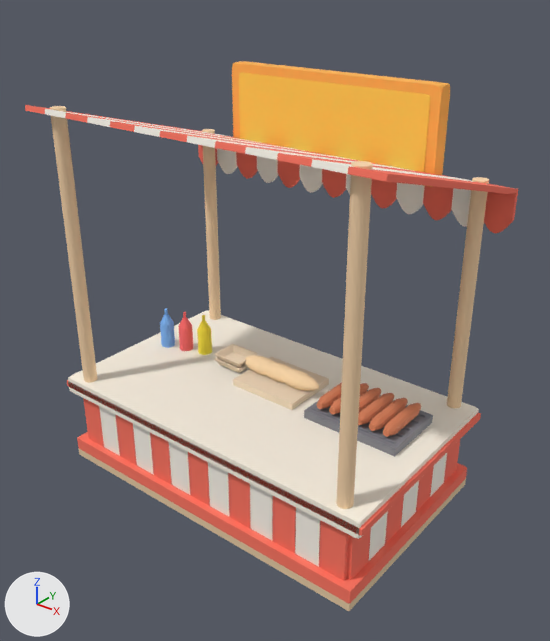
An edit to the glTF model assets/models/33-hot-dog-stand/33-hot-dog-stand-hd12.glb, drawn before and after from the same camera.
Both versions are drawn from a camera (50 mm lens) standing at (3.05, -3.7, 3.59) and looking at (0.11, -0.03, 1.32). Lighting does not change. The marker at lower left points along +X, +Y and +Z. The older version comes first. Vertices at exactly the same position are counted once.

In view in the first picture: 'BasePlate', 'BaseTrim', 'BunTray', 'Canopy', 'CounterRim', 'Countertop', 'Post_0', 'Post_1', 'Post_2', 'Post_3', 'SignFrame', 'SignPlate' and 39 more.
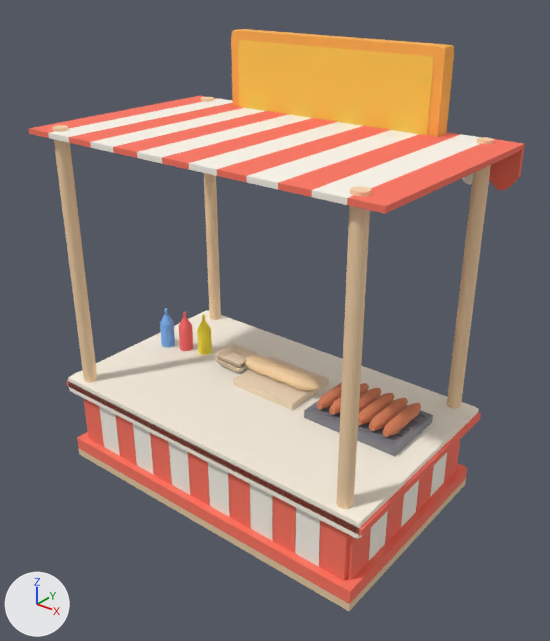
What differs and where, as boxes (x1, y1, x2, y2) in the pictures (550 x 641 px):
'Canopy', reshaped (8% shorter)
    before: (25, 105, 518, 233)
    after: (29, 96, 525, 214)
'SignPlate', moved
    before: (239, 73, 430, 172)
    after: (238, 40, 434, 135)
'SignFrame', moved
    before: (232, 61, 450, 187)
    after: (231, 29, 454, 137)
'Post_2', moved, rescaled (7% shorter)
    before: (50, 106, 97, 383)
    after: (52, 125, 97, 383)
'Post_1', moved, rescaled (12% wider, 17% taller)
    before: (447, 177, 489, 408)
    after: (447, 137, 494, 408)

The change, as a diff of the scene's bpy script:
```diff
--- a/assets/models/33-hot-dog-stand/33-hot-dog-stand-hd12.glb.py
+++ b/assets/models/33-hot-dog-stand/33-hot-dog-stand-hd12.glb.py
@@ me_post_1_mesh @@
 # used by ob_post_1; location = (0.0, 0.0, 0.0)
-me_post_1_mesh.from_pydata(...)  # 40 vertices, 76 faces; spans x 1.1..1.2, y 0.65..0.75, z 0.69..2.32
+me_post_1_mesh.from_pydata(...)  # 40 vertices, 76 faces; spans x 1.1..1.2, y 0.65..0.75, z 0.69..2.57
+# me_post_1_mesh part 1: the whole mesh is scaled about its middle by (1, 1, 1.15), then moved by (0.0, 0.0, 0.12)
 me_post_1_mesh.materials.append(mat_posttan)
@@ me_post_2_mesh @@
 # used by ob_post_2; location = (0.0, 0.0, 0.0)
-me_post_2_mesh.from_pydata(...)  # 40 vertices, 76 faces; spans x -1.2..-1.1, y -0.73..-0.63, z 0.69..2.69
+me_post_2_mesh.from_pydata(...)  # 40 vertices, 76 faces; spans x -1.2..-1.1, y -0.73..-0.63, z 0.69..2.57
+# me_post_2_mesh part 2: the whole mesh is scaled about its middle by (1, 1, 0.939), then moved by (0.0, 0.0, -0.06)
 me_post_2_mesh.materials.append(mat_posttan)
@@ me_canopy_mesh @@
 # used by ob_canopy; location = (0.0, 0.0, 0.0)
-me_canopy_mesh.from_pydata(...)  # 3150 vertices, 6296 faces; spans x -1.35..1.35, y -0.79..0.82, z 1.97..2.7
+me_canopy_mesh.from_pydata(...)  # 3150 vertices, 6296 faces; spans x -1.35..1.35, y -0.78..0.82, z 2.25..2.55
+# me_canopy_mesh part 3: the whole mesh is multiplied about its middle by the matrix ((1.0, 0.0, 0.0), (0.0, 0.997, -0.001), (0.0, 0.265, 0.982)), then moved by (0.0, 0.0, 0.07)
 me_canopy_mesh.materials.append(mat_stripered)
@@ ob_signframe @@
 ob_signframe = bpy.data.objects.new('SignFrame', me_signframe_mesh)
-ob_signframe.location = (0.0, 0.72, 2.542)
+ob_signframe.location = (0.0, 0.72, 2.765)
@@ ob_signplate @@
 ob_signplate = bpy.data.objects.new('SignPlate', me_signplate_mesh)
-ob_signplate.location = (0.0, 0.725, 2.542)
+ob_signplate.location = (0.0, 0.725, 2.765)
```
